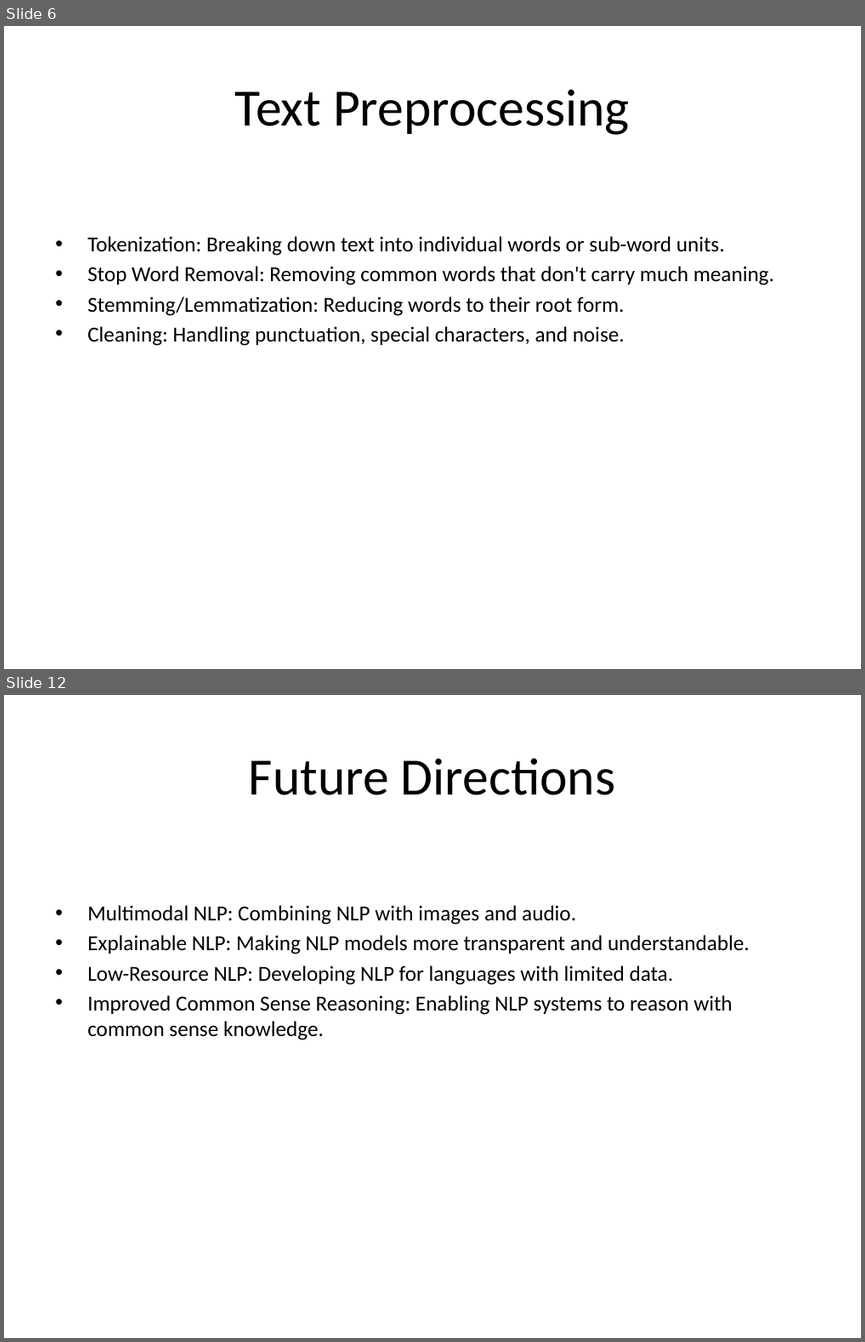
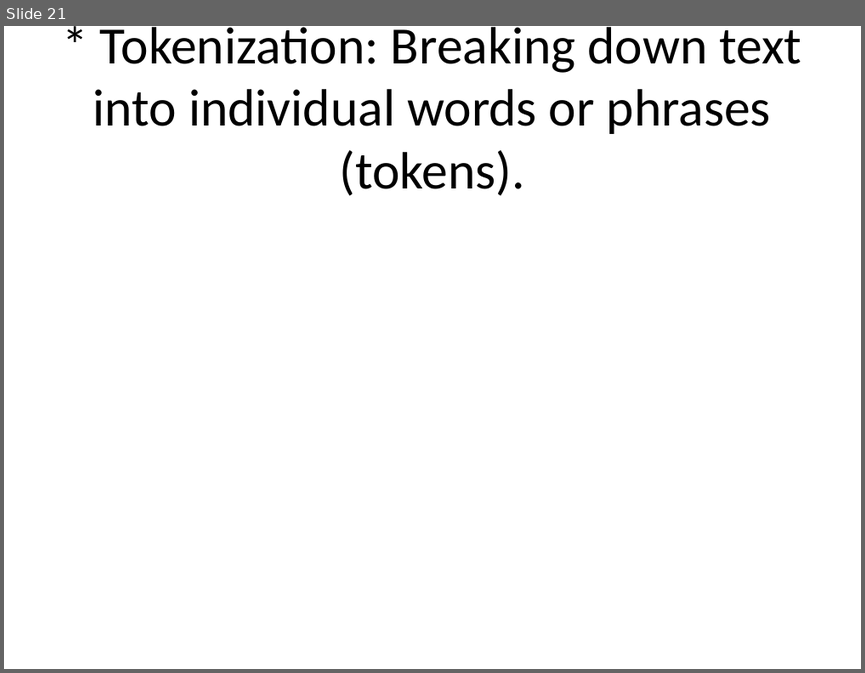
Before and after one commit to sanskarsri26/pdf-to-lecture, a slide deck: NLP_Lecture.pptx. Shown one above the other, each under a label of ours: slides 6 and 12 before the commit, slide 21 after it; the slides between them are not shown. The pictures are 865x1342 and 865x673 pixels, drawn with LibreOffice and Linux fonts; fonts in the diff are those of the drawing. Boxes give left, top, right and bottom in pixels: in the first picture for what was removed or moved away, otherwise in the second. Text is boxed around its words. In the diff, an @@ line names an element or a change of style, - is before the commit and + after.

```diff
--- a/NLP_Lecture.pptx
+++ b/NLP_Lecture.pptx
@@ slide 12 removed at bbox=[4, 695, 861, 1338], background #FFFFFF @@
@@ title removed at bbox=[249, 758, 615, 795] @@
-Future Directions
@@ text removed at bbox=[87, 905, 749, 1040] @@
-• Multimodal NLP: Combining NLP with images and audio.
-• Explainable NLP: Making NLP models more transparent and understandable.
-• Low-Resource NLP: Developing NLP for languages with limited data.
-• Improved Common Sense Reasoning: Enabling NLP systems to reason with common sense knowledge.
@@ what was slide 6 is now slide 21 @@
@@ slide 21 changed as well @@
@@ title at bbox=[93, 27, 801, 196]: text changed @@
-Text Preprocessing
+* Tokenization: Breaking down text into individual words or phrases (tokens).
@@ text removed at bbox=[87, 236, 774, 346] @@
-• Tokenization: Breaking down text into individual words or sub-word units.
-• Stop Word Removal: Removing common words that don't carry much meaning.
-• Stemming/Lemmatization: Reducing words to their root form.
-• Cleaning: Handling punctuation, special characters, and noise.
```
Also in this commit, not shown: 3 other slides changed, 48 slides added, 8 other slides removed, 6 other files.
